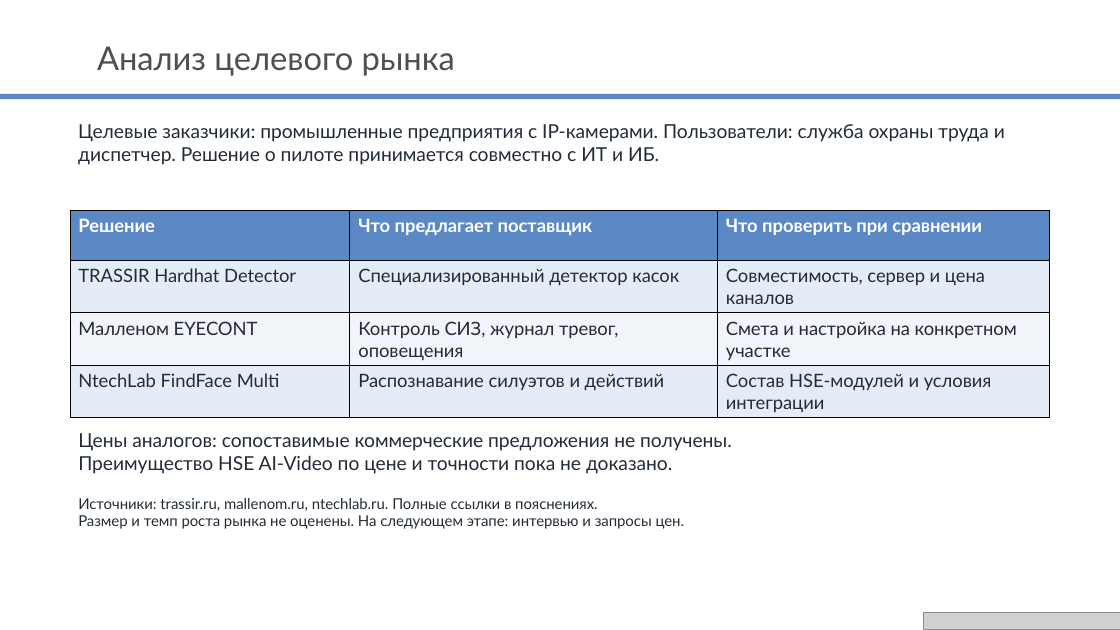
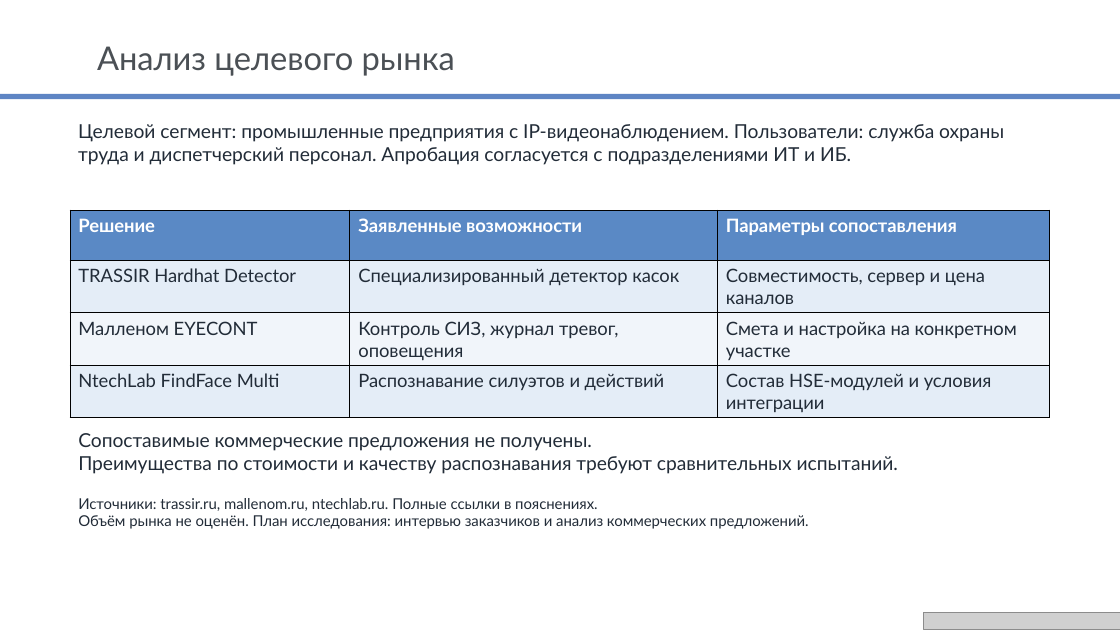
Before and after one commit to youngboy04/hse-ai-video, a slide deck: slide 5 of submission/HSE_AI_Video.pptx. Drawn at 1120x630 pixels with LibreOffice and Linux fonts; fonts in the diff are those of the drawing; grey boxes stand for pictures. Boxes give left, top, right and bottom in pixels: in the first picture for what was removed or moved away, otherwise in the second. Text is boxed around its words. In the diff, an @@ line names an element or a change of style, - is before the commit and + after.

```diff
--- a/submission/HSE_AI_Video.pptx
+++ b/submission/HSE_AI_Video.pptx
@@ text at (78, 124, 1004, 165): text changed @@
-Целевые заказчики: промышленные предприятия с IP-камерами. Пользователи: служба охраны труда и диспетчер. Решение о пилоте принимается совместно с ИТ и ИБ.
+Целевой сегмент: промышленные предприятия с IP-видеонаблюдением. Пользователи: служба охраны труда и диспетчерский персонал. Апробация согласуется с подразделениями ИТ и ИБ.
@@ table at (70, 210, 1050, 416) @@
-row 1, column 2: Что предлагает поставщик
+row 1, column 2: Заявленные возможности
-row 1, column 3: Что проверить при сравнении
+row 1, column 3: Параметры сопоставления
@@ text at (78, 433, 898, 474): text changed @@
-Цены аналогов: сопоставимые коммерческие предложения не получены.
-Преимущество HSE AI-Video по цене и точности пока не доказано.
+Сопоставимые коммерческие предложения не получены.
+Преимущества по стоимости и качеству распознавания требуют сравнительных испытаний.
@@ text at (78, 515, 809, 529): text changed @@
-Размер и темп роста рынка не оценены. На следующем этапе: интервью и запросы цен.
+Объём рынка не оценён. План исследования: интервью заказчиков и анализ коммерческих предложений.
```
Also in this commit, not shown: 13 other slides changed, 4 other files.
